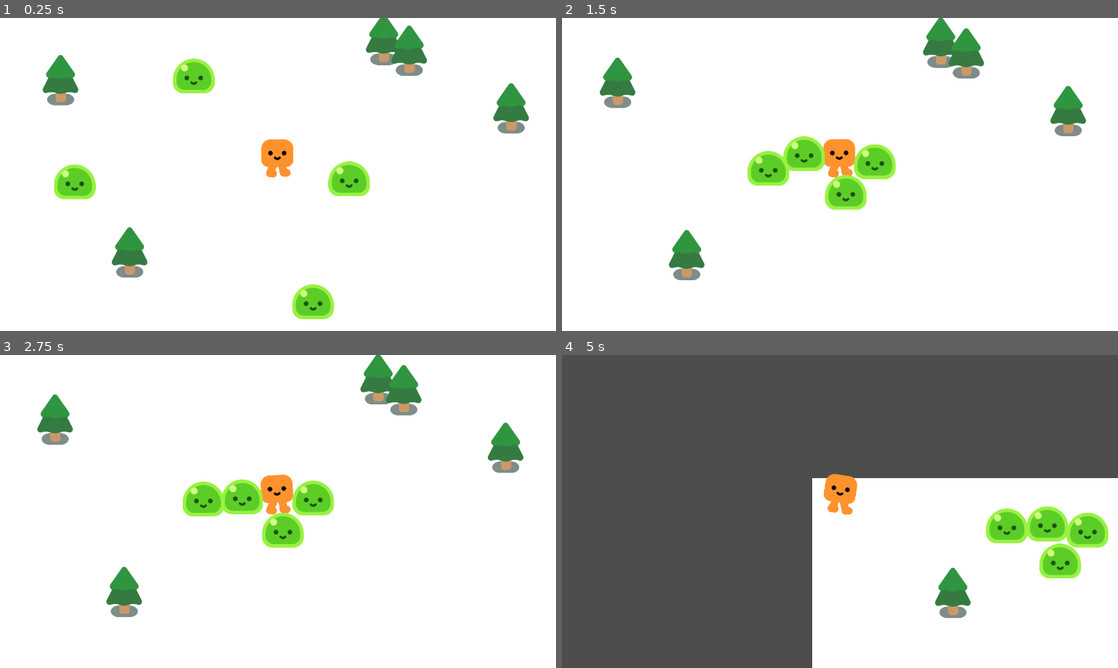
Above: before the commit, frames 1-4 (two rows, left to right).
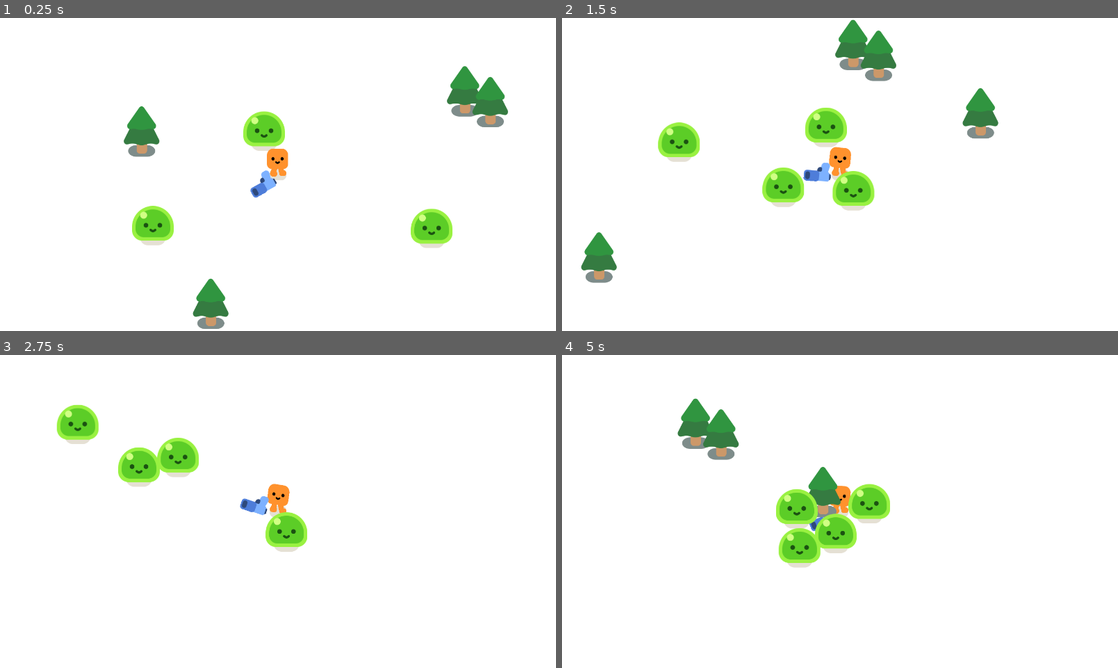
Above: after the commit, the same moments.

Repository: RuhlMirko/godot-learning
Game: Godot game, scene res://survivors_game.tscn
The game is run twice, just before and just after one commit, with the same random seed, the same clock (stepped at 60 frames per second) and the same inputs.
Inputs:
- Up to frame 1 (0.25 s): no input
- Up to frame 2 (1.5 s): hold D (move_right) 0.53-1.28 s; hold S (move_down) from 1.28 s (still down)
- Up to frame 3 (2.75 s): release S (move_down) at 2.03 s; hold D (move_right) from 2.03 s (still down)
- Up to frame 4 (5 s): release D (move_right) at 2.78 s; hold W (move_up) 2.78-3.53 s; hold A (move_left) from 3.53 s (still down)

The runs differ from the first frame. In frame 1, 12% of the frame differs, in the area x 7-96%, y 0-100%; in frame 2, 11%; in frame 3, 8.5%; in frame 4, 73%, in the area x 0-100%, y 0-100%.

Commit message:
Added bullet logic

Diff:
--- /dev/null
+++ b/2d-project-assets/bullet.gd
@@ -0,0 +1,20 @@
+extends Area2D
+
+const BULLET_SPEED = 1000
+var travelled_distance = 0
+const MAX_RANGE = 1200
+
+func _physics_process(delta: float) -> void:
+	var direction = Vector2.RIGHT.rotated(rotation)
+	position += direction * BULLET_SPEED * delta
+
+	travelled_distance += BULLET_SPEED * delta
+	if travelled_distance > MAX_RANGE:
+		queue_free()
+
+
+
+func _on_body_entered(body: Node2D) -> void:
+	queue_free()
+	if body.has_method("take_damage"):
+		body.take_damage()
--- /dev/null
+++ b/2d-project-assets/bullet.tscn
@@ -0,0 +1,22 @@
+[gd_scene format=3 uid="uid://b5ixw66oaedki"]
+
+[ext_resource type="Script" uid="uid://cfjvwhypwf5h5" path="res://bullet.gd" id="1_v8qja"]
+[ext_resource type="Texture2D" uid="uid://bd4rrqj72amnx" path="res://pistol/projectile.png" id="2_t4vbm"]
+
+[sub_resource type="CircleShape2D" id="CircleShape2D_2b2rl"]
+radius = 17.0
+
+[node name="Bullet" type="Area2D" unique_id=352426650]
+collision_layer = 0
+collision_mask = 3
+script = ExtResource("1_v8qja")
+
+[node name="Projectile" type="Sprite2D" parent="." unique_id=1316078582]
+position = Vector2(-9, -1)
+texture = ExtResource("2_t4vbm")
+
+[node name="CollisionShape2D" type="CollisionShape2D" parent="." unique_id=1497116792]
+position = Vector2(2, 0)
+shape = SubResource("CircleShape2D_2b2rl")
+
+[connection signal="body_entered" from="." to="." method="_on_body_entered"]
--- /dev/null
+++ b/2d-project-assets/gun.gd
@@ -0,0 +1,7 @@
+extends Area2D
+
+func _physics_process(delta: float) -> void:
+	var enemies_in_range = get_overlapping_bodies()
+	if enemies_in_range.size() > 0:
+		var target_enemy = enemies_in_range[0]
+		look_at(target_enemy.global_position)
--- /dev/null
+++ b/2d-project-assets/gun.tscn
@@ -0,0 +1,24 @@
+[gd_scene format=3 uid="uid://du5i8r7jdycua"]
+
+[ext_resource type="Script" uid="uid://bpyfw0mh6bsnv" path="res://gun.gd" id="1_dk5gl"]
+[ext_resource type="Texture2D" uid="uid://coon1w77o334i" path="res://pistol/pistol.png" id="1_vk1bi"]
+
+[sub_resource type="CircleShape2D" id="CircleShape2D_dk5gl"]
+radius = 586.14417
+
+[node name="Gun" type="Area2D" unique_id=1411222839]
+collision_layer = 0
+collision_mask = 2
+script = ExtResource("1_dk5gl")
+
+[node name="CollisionShape2D" type="CollisionShape2D" parent="." unique_id=1348616252]
+shape = SubResource("CircleShape2D_dk5gl")
+
+[node name="WeaponPivot" type="Marker2D" parent="." unique_id=2037051418]
+
+[node name="Pistol" type="Sprite2D" parent="WeaponPivot" unique_id=1804597326]
+position = Vector2(57, -16)
+texture = ExtResource("1_vk1bi")
+
+[node name="ShootingPoint" type="Marker2D" parent="WeaponPivot/Pistol" unique_id=519952455]
+position = Vector2(5, -12)
--- a/2d-project-assets/mob.tscn
+++ b/2d-project-assets/mob.tscn
@@ -7,6 +7,8 @@
 radius = 50.08992
 
 [node name="Mob" type="CharacterBody2D" unique_id=1935145560]
+collision_layer = 2
+collision_mask = 3
 script = ExtResource("1_nokgg")
 
 [node name="Slime" parent="." unique_id=2008890567 instance=ExtResource("1_dy6sc")]
--- a/2d-project-assets/player.tscn
+++ b/2d-project-assets/player.tscn
@@ -2,18 +2,25 @@
 
 [ext_resource type="PackedScene" uid="uid://pbmyh1qru7p" path="res://characters/happy_boo/happy_boo.tscn" id="1_4flbx"]
 [ext_resource type="Script" uid="uid://yh2ao5or56lq" path="res://player.gd" id="1_onrkg"]
+[ext_resource type="PackedScene" uid="uid://du5i8r7jdycua" path="res://gun.tscn" id="3_i3pqv"]
 
-[sub_resource type="CircleShape2D" id="CircleShape2D_onrkg"]
-radius = 42.0119
+[sub_resource type="CapsuleShape2D" id="CapsuleShape2D_i3pqv"]
+radius = 9.737554
+height = 94.459625
 
 [node name="Player" type="CharacterBody2D" unique_id=967538582]
 script = ExtResource("1_onrkg")
 
 [node name="HappyBoo" parent="." unique_id=1091727253 instance=ExtResource("1_4flbx")]
 unique_name_in_owner = true
+scale = Vector2(0.6651184, 0.73517257)
 
 [node name="CollisionShape2D" type="CollisionShape2D" parent="." unique_id=129315255]
-position = Vector2(0, -40)
-shape = SubResource("CircleShape2D_onrkg")
+position = Vector2(0, -32)
+scale = Vector2(-2.7727704, 0.7834035)
+shape = SubResource("CapsuleShape2D_i3pqv")
 
 [node name="Camera2D" type="Camera2D" parent="." unique_id=1388575314]
+
+[node name="Gun" parent="." unique_id=1411222839 instance=ExtResource("3_i3pqv")]
+position = Vector2(0, -18)
--- a/2d-project-assets/survivors_game.tscn
+++ b/2d-project-assets/survivors_game.tscn
@@ -7,12 +7,18 @@
 [node name="Game" type="Node2D" unique_id=1879333319]
 y_sort_enabled = true
 
-[node name="ColorRect" type="ColorRect" parent="." unique_id=313257185]
-offset_right = 1922.0
-offset_bottom = 1077.0
+[node name="CanvasLayer" type="CanvasLayer" parent="." unique_id=881916006]
+layer = -1
+
+[node name="ColorRect" type="ColorRect" parent="CanvasLayer" unique_id=313257185]
+offset_left = -6.0
+offset_top = -2.0
+offset_right = 1916.0
+offset_bottom = 1075.0
+scale = Vector2(0.75999933, 0.7600005)
 
 [node name="Player" parent="." unique_id=967538582 instance=ExtResource("1_l26od")]
-position = Vector2(928, 541)
+position = Vector2(718, 408)
 
 [node name="Trees" type="Node" parent="." unique_id=729200670]
 
Not shown, added: 2d-project-assets/bullet.gd.uid
Not shown, added: 2d-project-assets/gun.gd.uid
